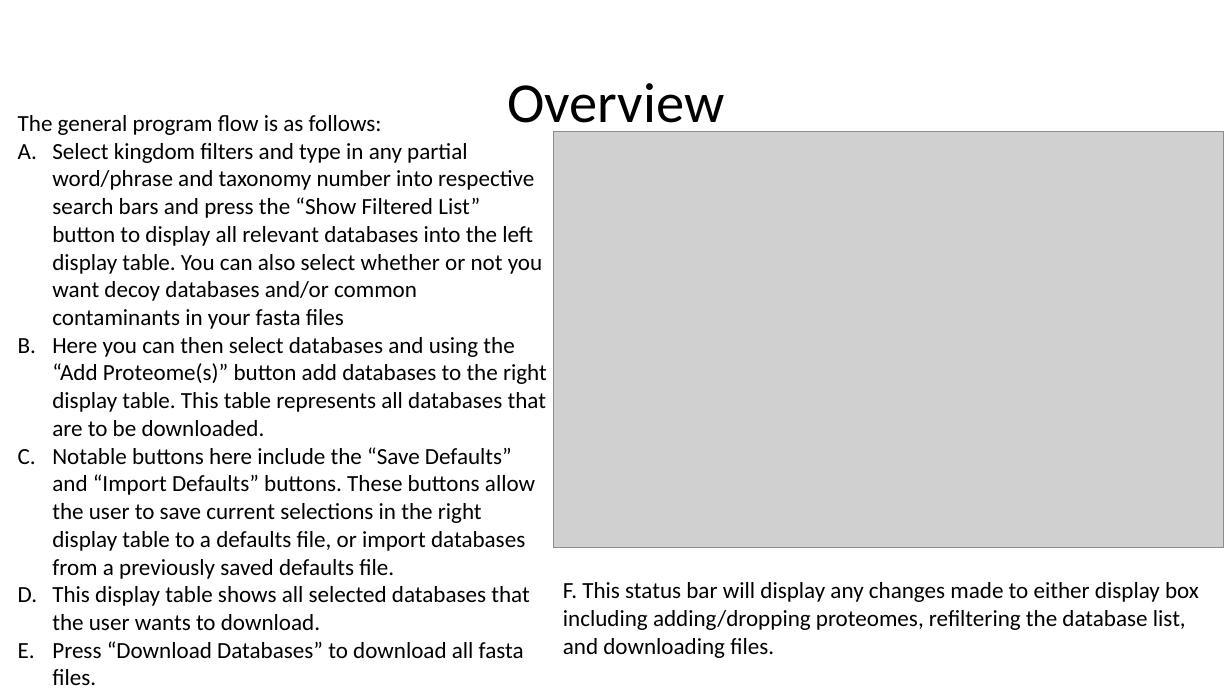
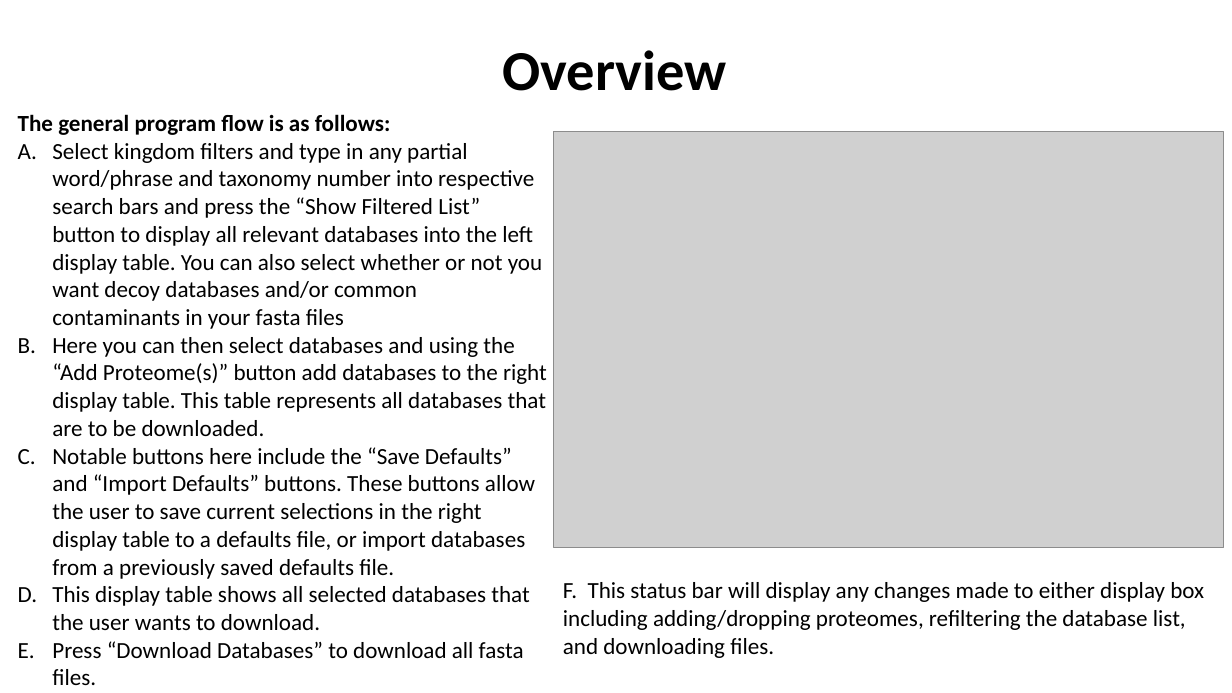
Before and after one commit to lily-liang12/Reference_Proteome_Manager, a slide deck: slide 7 of Reference_Proteome_Manager_UniProt/User_Guide_UniProt.pptx (slide 2 before the commit). Drawn at 1232x693 pixels with LibreOffice and Linux fonts; fonts in the diff are those of the drawing; grey boxes stand for pictures. Boxes give left, top, right and bottom in pixels: in the first picture for what was removed or moved away, otherwise in the second. Text is boxed around its words. In the diff, an @@ line names an element or a change of style, - is before the commit and + after.

```diff
--- a/Reference_Proteome_Manager_UniProt/User_Guide_UniProt.pptx
+++ b/Reference_Proteome_Manager_UniProt/User_Guide_UniProt.pptx
@@ title "Overview": place and size @@
-title "Overview" at (507,83,724,135)
+title "Overview" at (503,50,727,91)
@@ title "Overview" at (503,50,727,91): bold on @@
@@ text at (18,114,391,135): bold on in "The general program flow is as follows:" @@
@@ text "F. This status bar will ..." rewrapped from (563,582,1199,658) to (563,582,1204,658) @@
```
Also in this commit, not shown: 7 other slides changed, 5 slides added, 2 other files.
